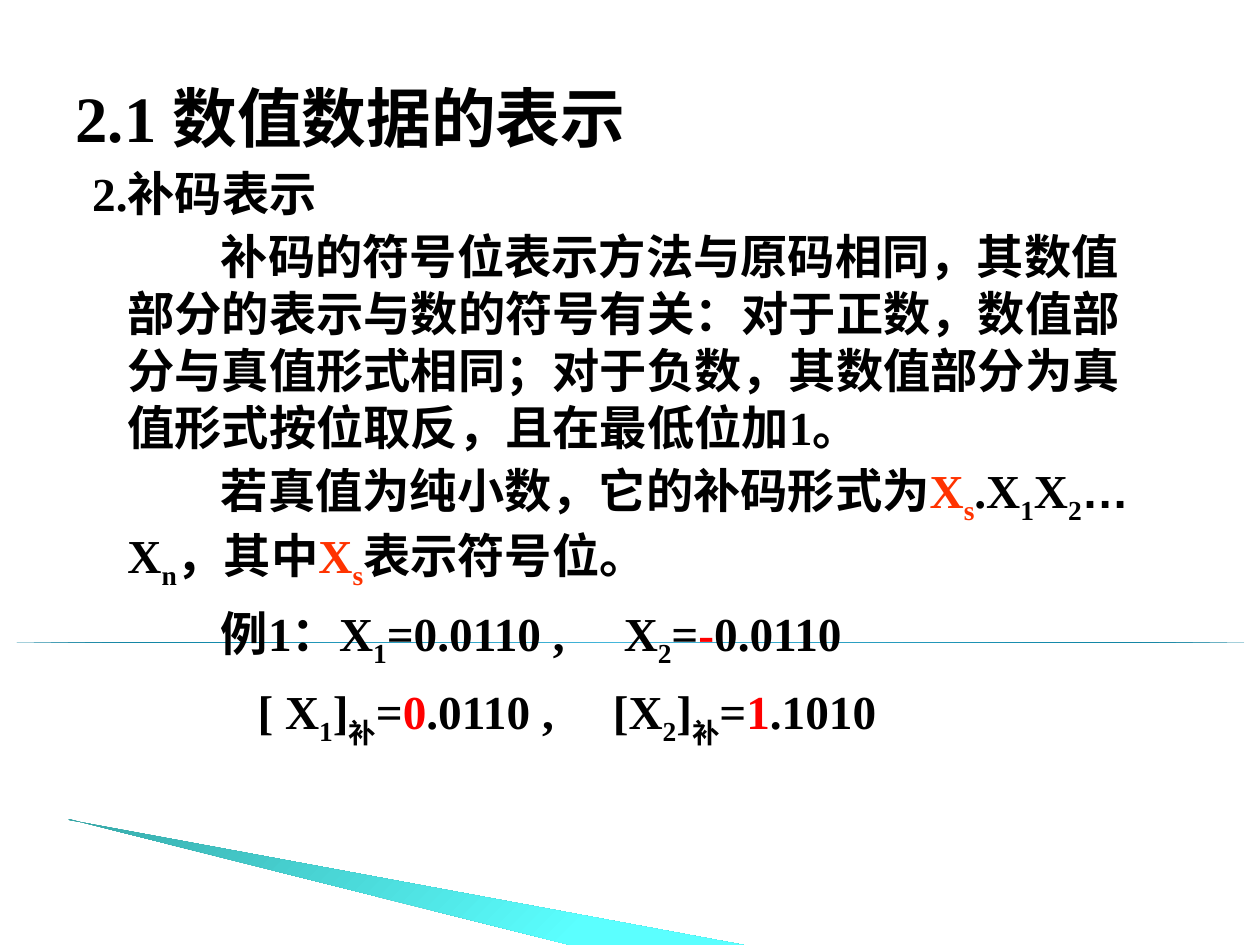
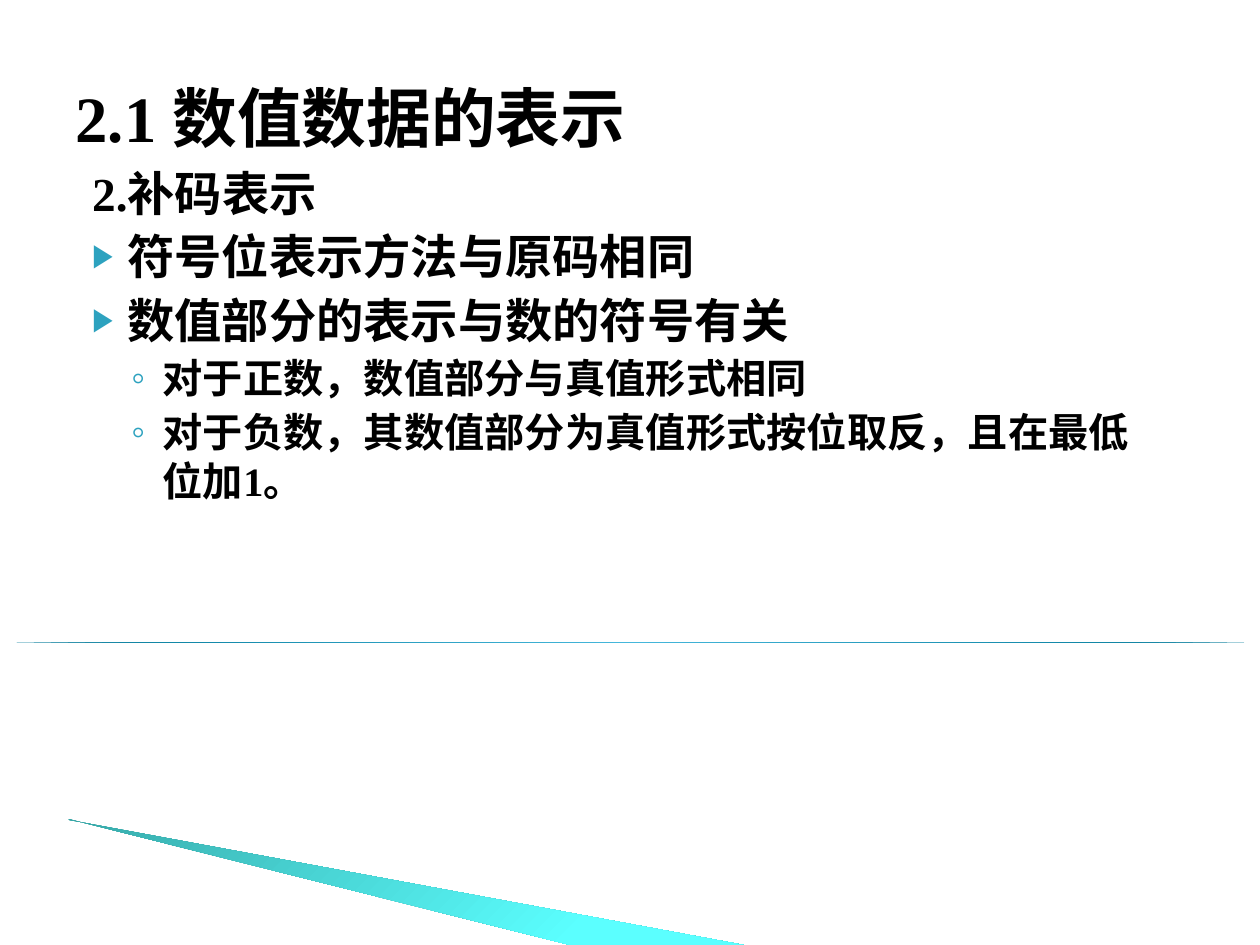
Before and after one commit to edu2act/course-computer-organization, a slide deck: slide 16 of materials/slides/chapter_2_01.ppt (slide 15 before the commit). Drawn at 1260x945 pixels with LibreOffice and Linux fonts; fonts in the diff are those of the drawing; background and template pictures are left out. Boxes give left, top, right and bottom in pixels: in the first picture for what was removed or moved away, otherwise in the second. Text is boxed around its words. In the diff, an @@ line names an element or a change of style, - is before the commit and + after.

```diff
--- a/materials/slides/chapter_2_01.ppt
+++ b/materials/slides/chapter_2_01.ppt
@@ text at [127, 233, 1129, 500]: text changed; size 27 to 23 pt @@
-补码的符号位表示方法与原码相同，其数值部分的表示与数的符号有关：对于正数，数值部分与真值形式相同；对于负数，其数值部分为真值形式按位取反，且在最低位加1。
-若真值为纯小数，它的补码形式为Xs.X1X2…Xn，其中Xs表示符号位。
-例1：X1=0.0110 , X2=-0.0110
-[ X1]补=0.0110 , [X2]补=1.1010
+▶ 符号位表示方法与原码相同
+▶ 数值部分的表示与数的符号有关
+  ◦ 对于正数，数值部分与真值形式相同
+  ◦ 对于负数，其数值部分为真值形式按位取反，且在最低位加1。
```
Also in this commit, not shown: 30 other slides changed, 6 slides added, 1 slide removed, 16 other files.
